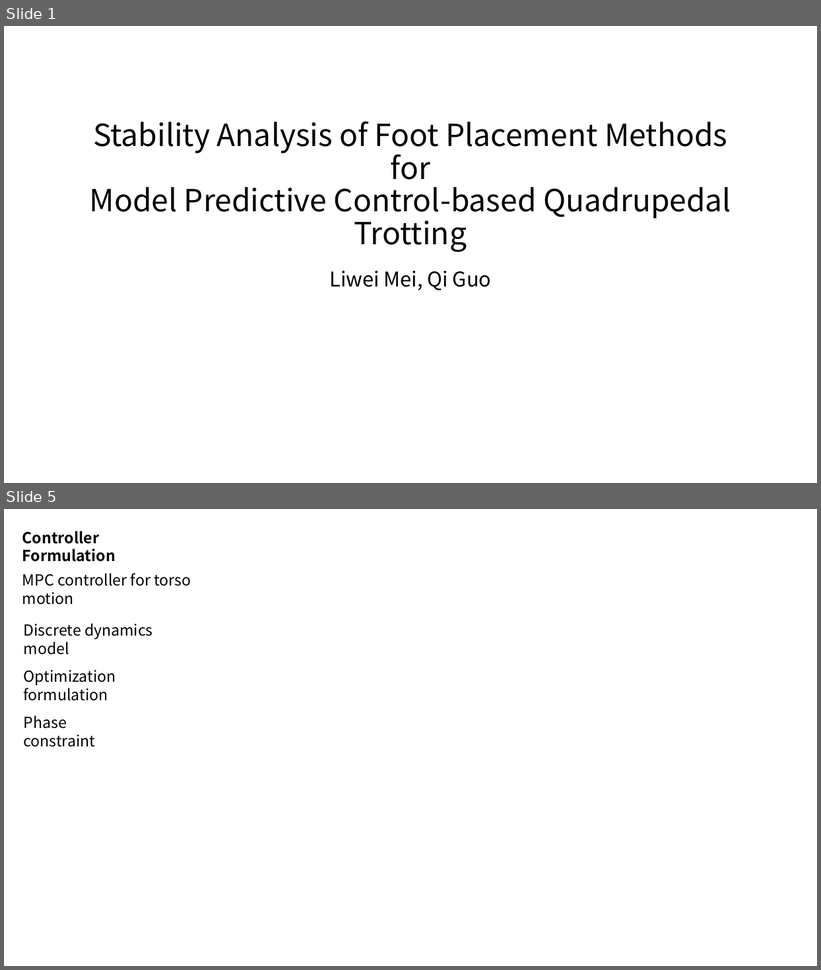
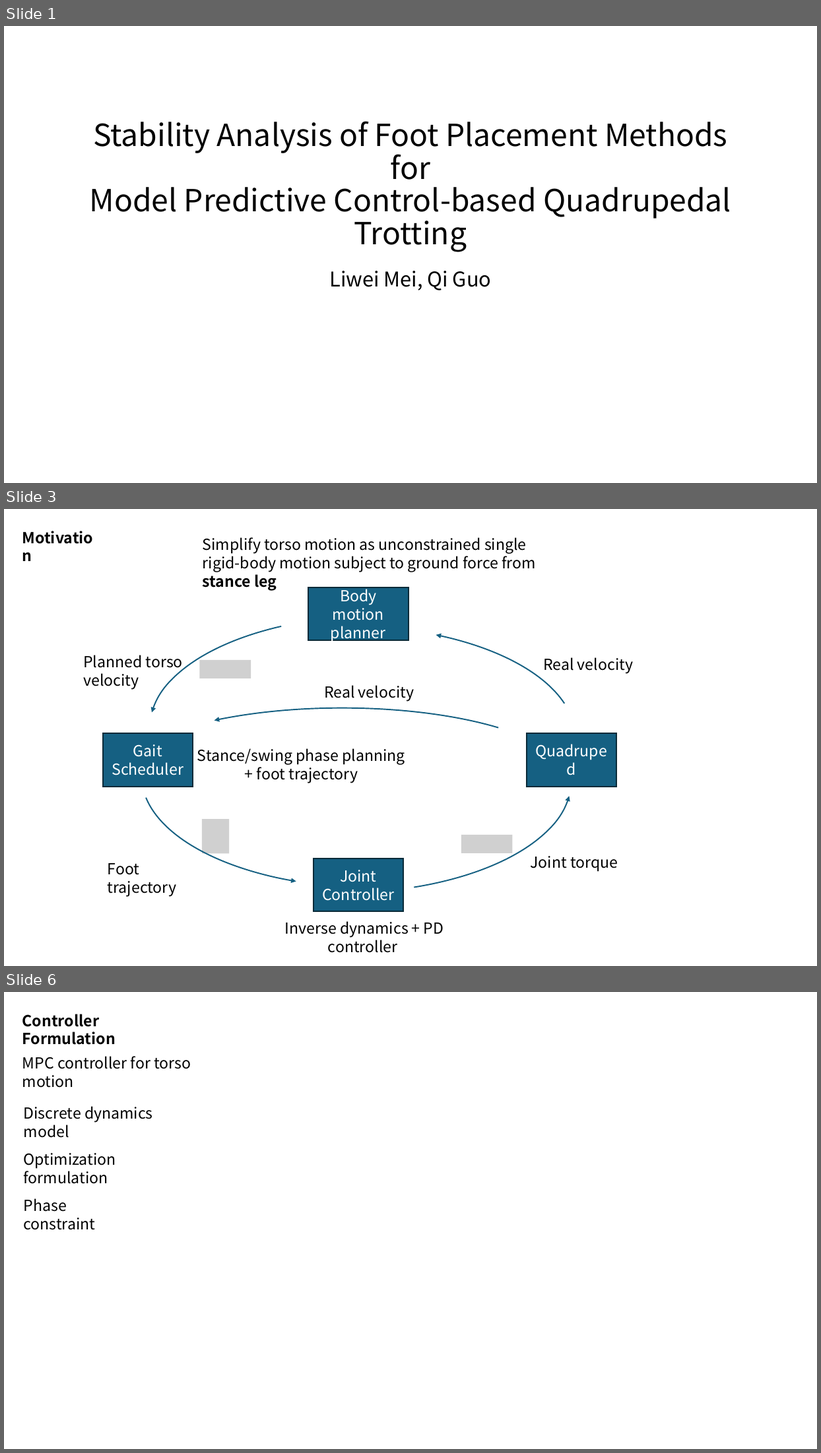
Before and after one commit to Meilili031010/locomotion-dynamics, a slide deck: pre.pptx. Shown one above the other, each under a label of ours: slides 1 and 5 before the commit, slides 1, 3 and 6 after it; the slides between them are not shown. The pictures are 821x970 and 821x1453 pixels, drawn with LibreOffice and Linux fonts; fonts in the diff are those of the drawing; grey boxes stand for pictures. Boxes give left, top, right and bottom in pixels: in the first picture for what was removed or moved away, otherwise in the second. Text is boxed around its words. In the diff, an @@ line names an element or a change of style, - is before the commit and + after.

```diff
--- a/pre.pptx
+++ b/pre.pptx
@@ slide 3 added at [4, 509, 817, 966], background #FFFFFF @@
@@ text added at [16, 525, 105, 550], 18 pt, text #000000, bold @@
+Motivation
@@ text added at [203, 537, 536, 588], 18 pt, text #000000 @@
+Simplify torso motion as unconstrained single rigid-body motion subject to ground force from stance leg
@@ rectangle added at [308, 587, 409, 641], fill #156082, outline #092A39 1.5 pt, 18 pt, text #FFFFFF @@
+Body motion planner
@@ arc (boxed as its full ellipse) added at [117, 626, 576, 850], outline #156082 1.5 pt @@
@@ arc (boxed as its full ellipse) added at [150, 616, 609, 839], outline #156082 1.5 pt @@
@@ text added at [83, 655, 183, 690], 18 pt, text #000000 @@
+Planned torso velocity
@@ arc (boxed as its full ellipse) added at [142, 665, 601, 888], outline #156082 1.5 pt @@
@@ picture added at [200, 660, 251, 679] @@
@@ text added at [543, 657, 633, 673], 18 pt, text #000000 @@
+Real velocity
@@ arc (boxed as its full ellipse) added at [113, 670, 572, 893], outline #156082 1.5 pt @@
@@ text added at [324, 685, 414, 701], 18 pt, text #000000 @@
+Real velocity
@@ arc (boxed as its full ellipse) added at [113, 708, 572, 855], outline #156082 1.5 pt @@
@@ rectangle added at [103, 733, 193, 787], fill #156082, outline #092A39 1.5 pt, 18 pt, text #FFFFFF @@
+Gait Scheduler
@@ rectangle added at [527, 733, 617, 787], fill #156082, outline #092A39 1.5 pt, 18 pt, text #FFFFFF @@
+Quadruped
@@ text added at [197, 749, 405, 784], 18 pt, text #000000 @@
+Stance/swing phase planning
++ foot trajectory
@@ picture added at [201, 819, 229, 854] @@
@@ picture added at [461, 835, 513, 854] @@
@@ text added at [108, 863, 177, 896], 18 pt, text #000000 @@
+Foot trajectory
@@ rectangle added at [314, 859, 403, 912], fill #156082, outline #092A39 1.5 pt, 18 pt, text #FFFFFF @@
+Joint
+Controller
@@ text added at [530, 856, 618, 872], 18 pt, text #000000 @@
+Joint torque
@@ text added at [285, 921, 444, 953], 18 pt, text #000000 @@
+Inverse dynamics + PD controller
@@ what was slide 5 is now slide 6 @@
```
Also in this commit, not shown: 2 slides changed, 1 other slide added, 1 slide removed.
